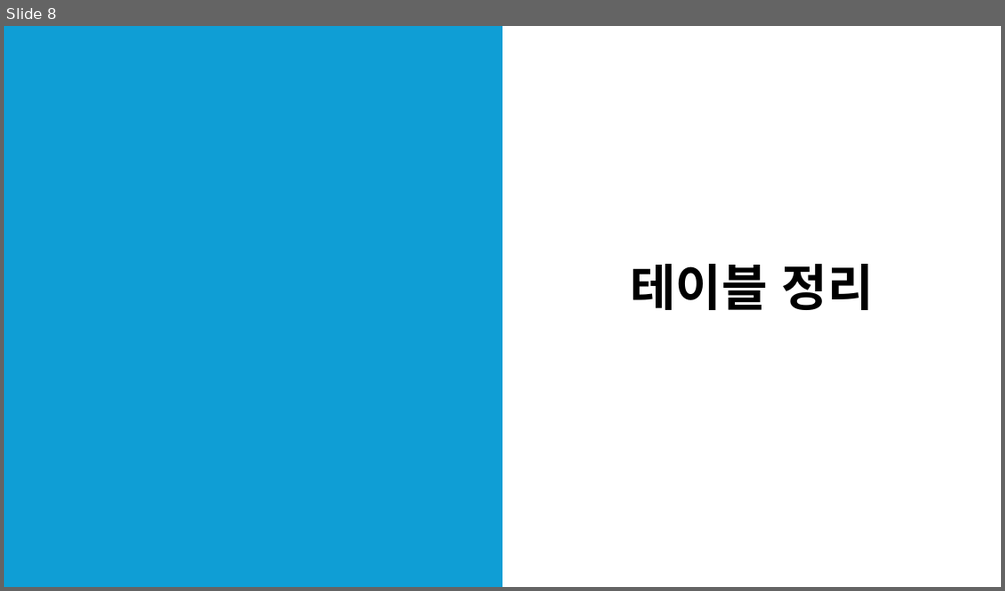
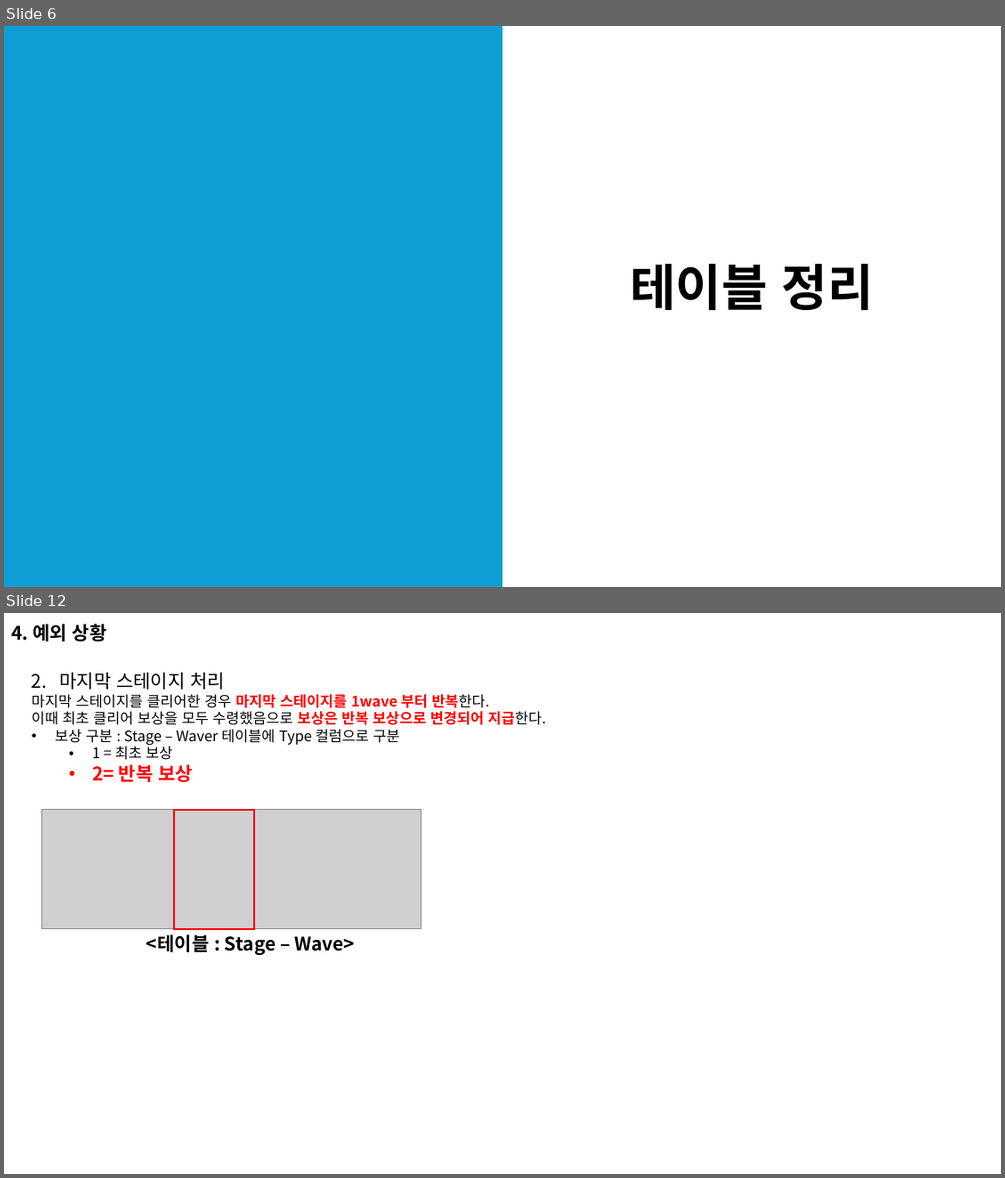
Before and after one commit to EpicRocket/SProjectDesign, a slide deck: Design/시스템 문서/게임 시작 플로우.pptx. Shown one above the other, each under a label of ours: slide 8 before the commit, slides 6 and 12 after it; the slides between them are not shown. The pictures are 1005x591 and 1005x1178 pixels, drawn with LibreOffice and Linux fonts; fonts in the diff are those of the drawing; grey boxes stand for pictures; background and template pictures are left out. Boxes give left, top, right and bottom in pixels: in the first picture for what was removed or moved away, otherwise in the second. Text is boxed around its words. In the diff, an @@ line names an element or a change of style, - is before the commit and + after.

Commit message:
#Add
- 게임 시작 플로우 기획 추가
- 관련 테이블 최신화

```diff
--- a/Design/시스템 문서/게임 시작 플로우.pptx
+++ b/Design/시스템 문서/게임 시작 플로우.pptx
@@ slide 12 added at box(4, 613, 1001, 1174), background picture (left out) @@
@@ text added at box(11, 624, 107, 641), 18 pt, text #000000, bold @@
+4. 예외 상황
@@ text added at box(32, 672, 546, 782), 14 pt, text #000000 @@
+2. 마지막 스테이지 처리
+마지막 스테이지를 클리어한 경우 마지막 스테이지를 1wave 부터 반복한다.
+이때 최초 클리어 보상을 모두 수령했음으로 보상은 반복 보상으로 변경되어 지급한다.
+• 보상 구분 : Stage – Waver 테이블에 Type 컬럼으로 구분
+  • 1 = 최초 보상
+  • 2= 반복 보상
@@ picture added at box(42, 810, 421, 929) @@
@@ rectangle added at box(175, 810, 254, 929), outline #FF0000 1.5 pt @@
@@ text added at box(146, 934, 355, 955), 18 pt, text #000000, bold @@
+<테이블 : Stage – Wave>
@@ page number added at box(945, 1121, 1001, 1145), 24 pt, text #FFFFFF, bold @@
+12
@@ what was slide 8 is now slide 6 @@
```
Also in this commit, not shown: 3 slides changed, 3 other slides added, 2 slides removed, 2 other files.
